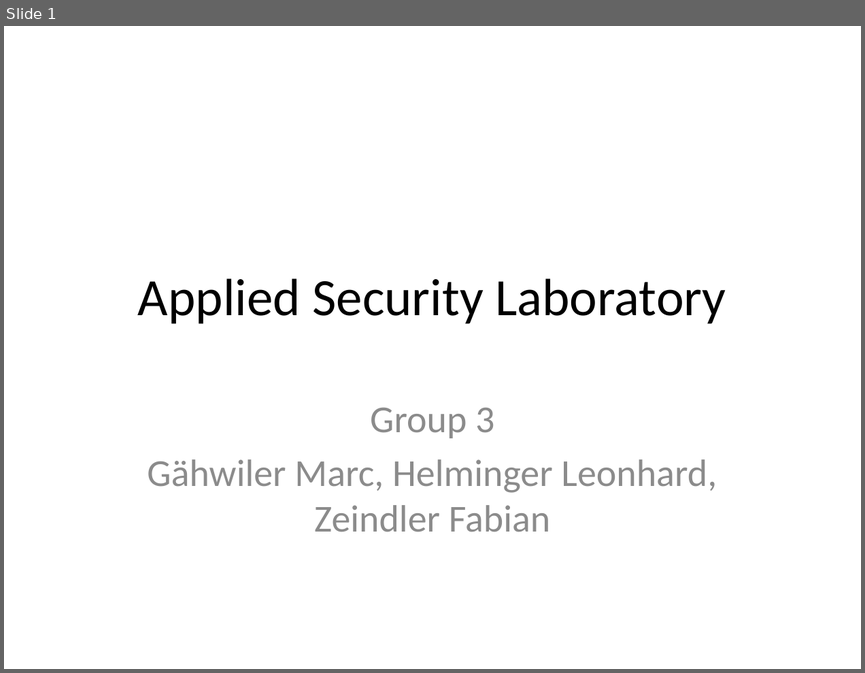
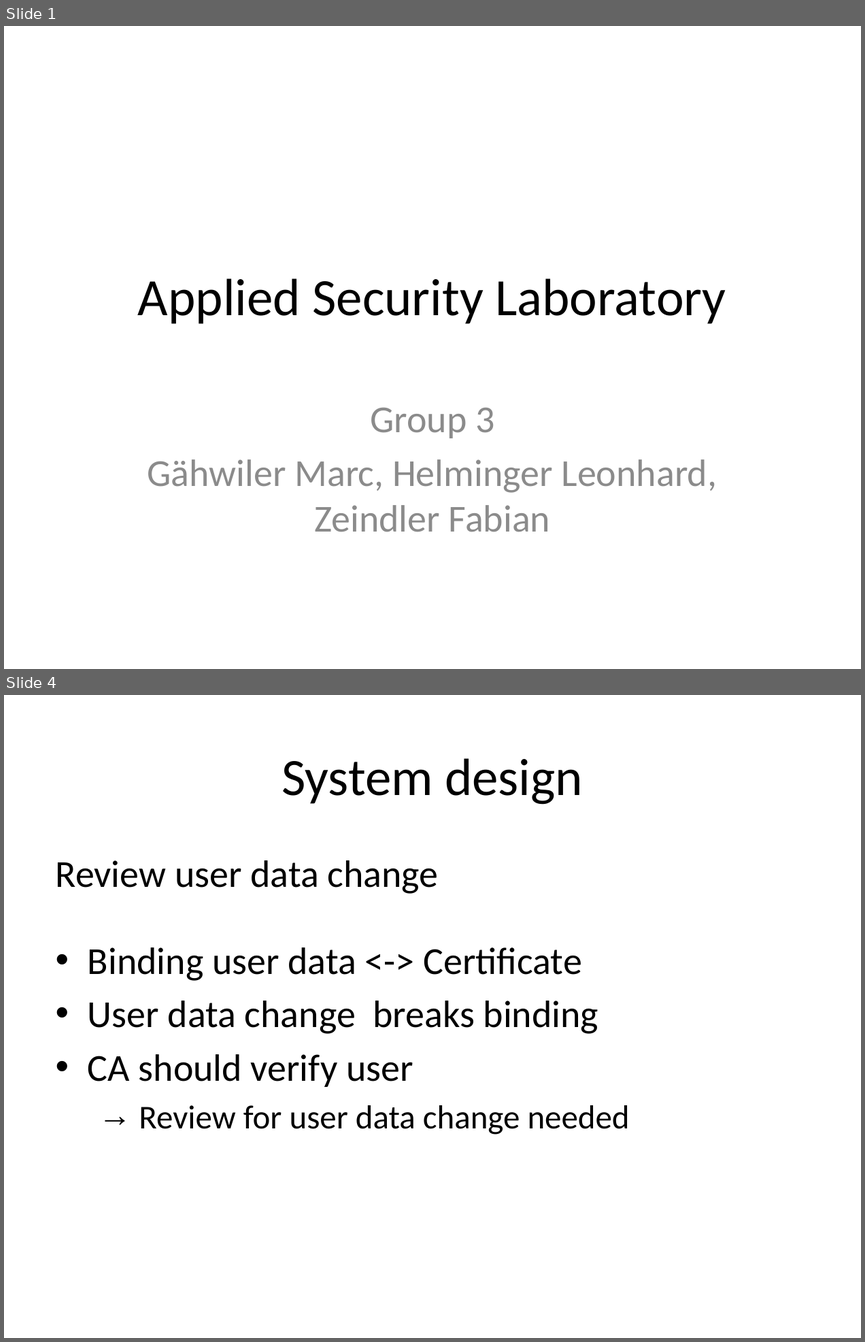
Before and after one commit to KarlKode/AppliedLabProject, a slide deck: presentation/Präsentation1.pptx. Shown one above the other, each under a label of ours: slide 1 before the commit, slides 1 and 4 after it; the slides between them are not shown. The pictures are 865x673 and 865x1342 pixels, drawn with LibreOffice and Linux fonts; fonts in the diff are those of the drawing. Boxes give left, top, right and bottom in pixels: in the first picture for what was removed or moved away, otherwise in the second. Text is boxed around its words. In the diff, an @@ line names an element or a change of style, - is before the commit and + after.

```diff
--- a/presentation/Präsentation1.pptx
+++ b/presentation/Präsentation1.pptx
@@ slide 4 added at (x1=4, y1=695, x2=861, y2=1338), background #FFFFFF @@
@@ title added at (x1=281, y1=758, x2=583, y2=804), 44 pt, text #000000 @@
+System design
@@ text added at (x1=56, y1=860, x2=630, y2=1134), 32 pt, text #000000 @@
+Review user data change
+• Binding user data <-> Certificate
+• User data change breaks binding
+• CA should verify user
+  → Review for user data change needed
```
Also in this commit, not shown: 11 other slides added, 1 other file.
